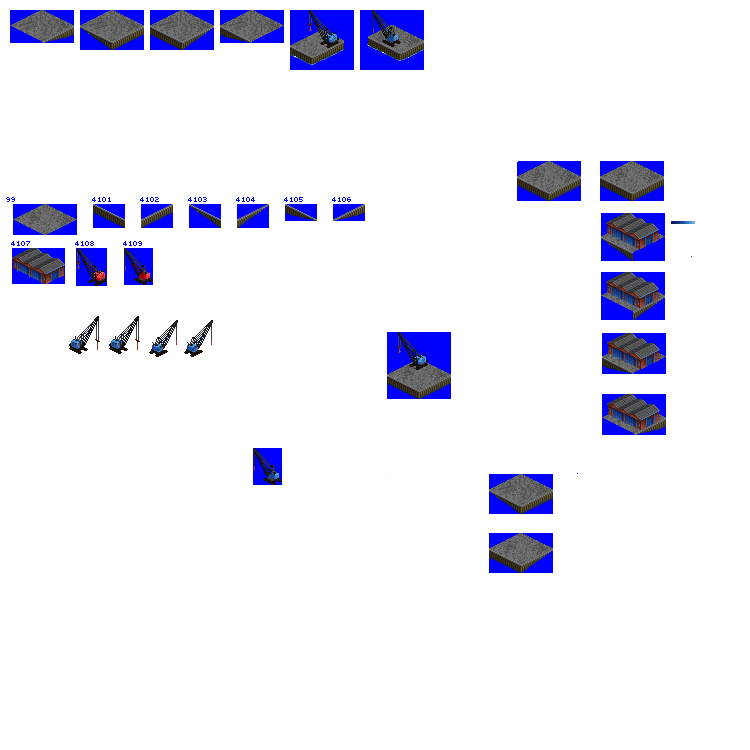
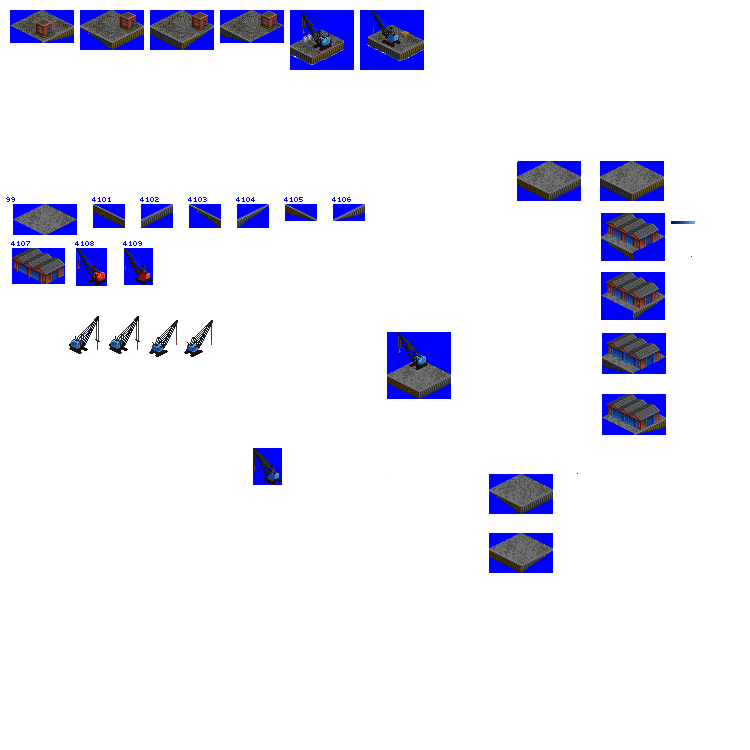
Layered file, before and after one edit (750x750). Changes by layer:
added layer "cranes" above "huts" over [301, 10, 401, 51]
added layer "huts" above "huts.old" over [33, 11, 280, 40]
added group "cargo greeble" with 2 layers above "asphalt dirty overlay" over [303, 31, 409, 42]
added layer "crates" in group "cargo greeble" over [401, 31, 409, 38]
added layer "barrels" in group "cargo greeble" over [303, 34, 311, 42]
added layer "asphalt dirty overlay" above "Background" over [14, 10, 422, 57]
added layer "Background" over [14, 10, 422, 57]
